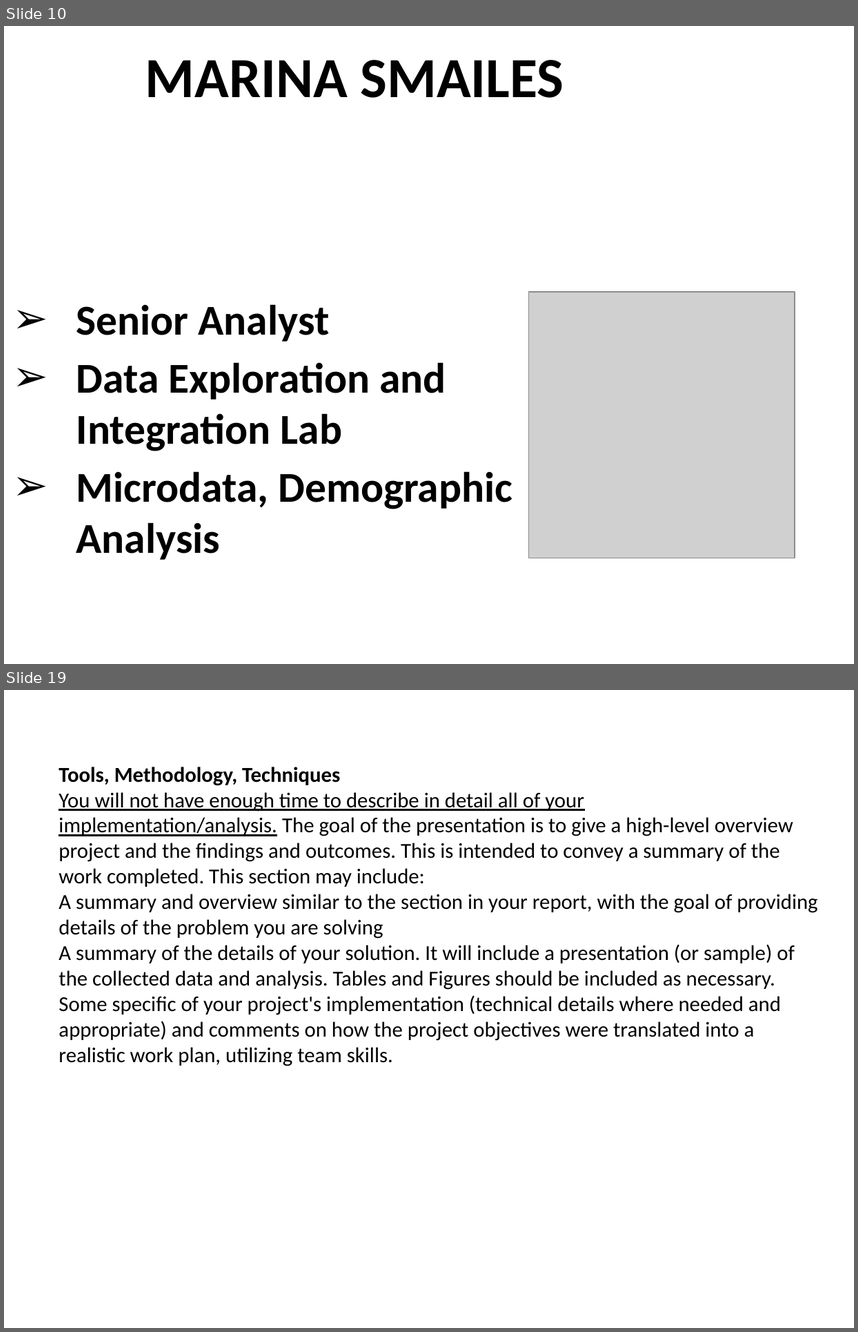
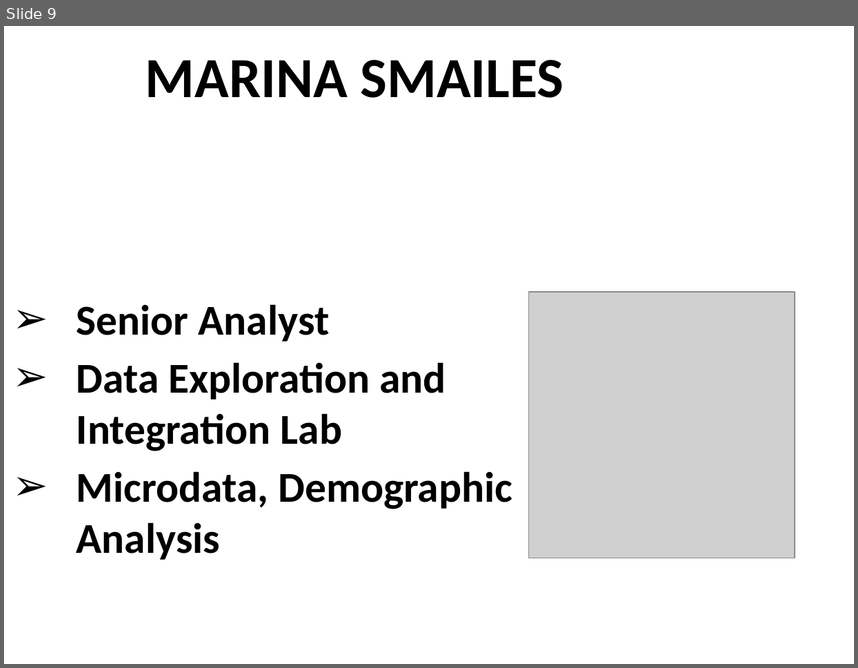
Before and after one commit to ubco-mds-2021-labs/capstone-project-googletrends_capstone, a slide deck: admin/weekly-updates/week8/sample final ppt.pptx. Shown one above the other, each under a label of ours: slides 10 and 19 before the commit, slide 9 after it; the slides between them are not shown. The pictures are 858x1332 and 858x668 pixels, drawn with LibreOffice and Linux fonts; fonts in the diff are those of the drawing; grey boxes stand for pictures. Boxes give left, top, right and bottom in pixels: in the first picture for what was removed or moved away, otherwise in the second. Text is boxed around its words. In the diff, an @@ line names an element or a change of style, - is before the commit and + after.

```diff
--- a/admin/weekly-updates/week8/sample final ppt.pptx
+++ b/admin/weekly-updates/week8/sample final ppt.pptx
@@ slide 19 removed at (4, 690, 854, 1328), background #FFFFFF @@
@@ text removed at (59, 767, 818, 1066) @@
-Tools, Methodology, Techniques
-You will not have enough time to describe in detail all of your implementation/analysis. The goal of the presentation is to give a high-level overview project and the findings and outcomes. This is intended to convey a summary of the work completed. This section may include:
-A summary and overview similar to the section in your report, with the goal of providing details of the problem you are solving
-A summary of the details of your solution. It will include a presentation (or sample) of the collected data and analysis. Tables and Figures should be included as necessary.
-Some specific of your project's implementation (technical details where needed and appropriate) and comments on how the project objectives were translated into a realistic work plan, utilizing team skills.
@@ what was slide 10 is now slide 9 @@
```
Also in this commit, not shown: 4 slides changed, 7 slides added, 5 other slides removed, 1 other file.
